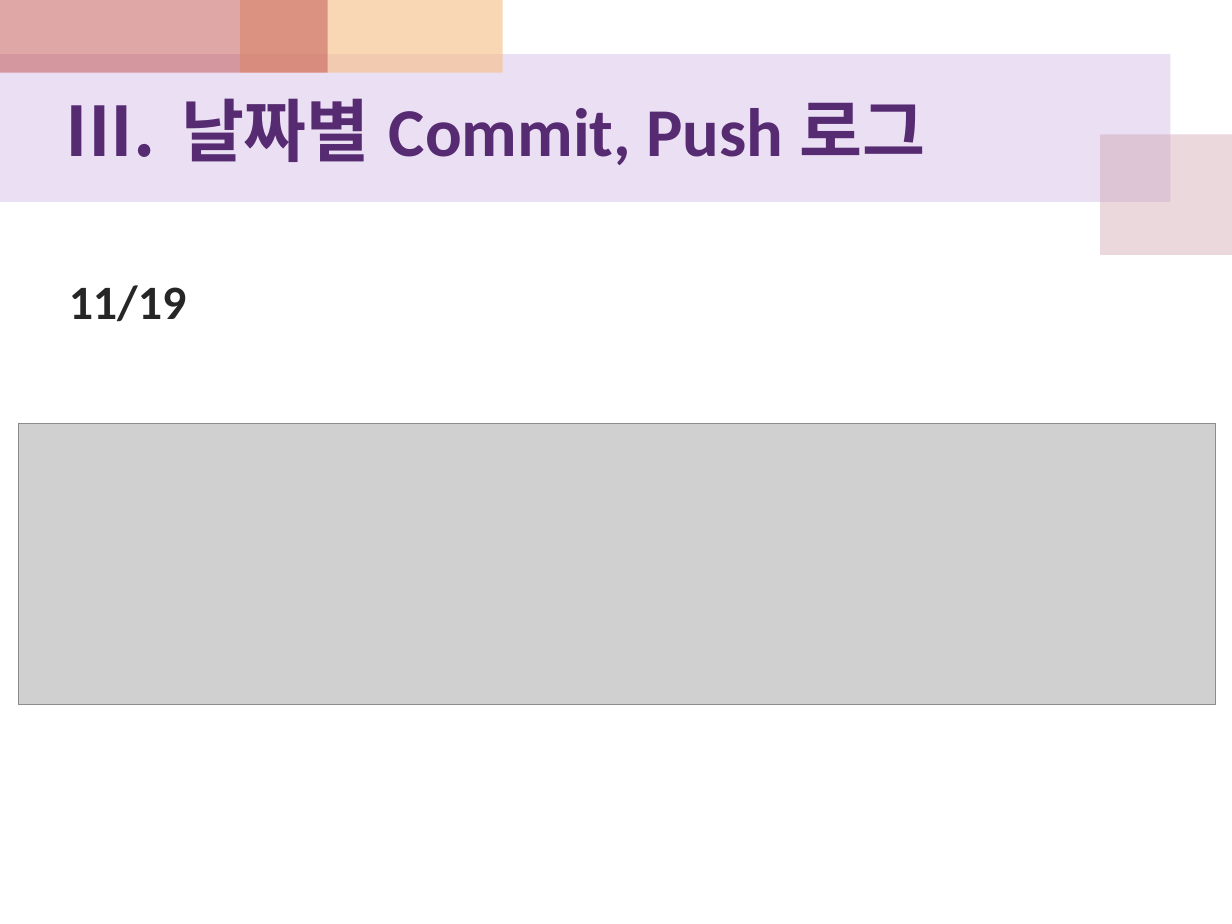
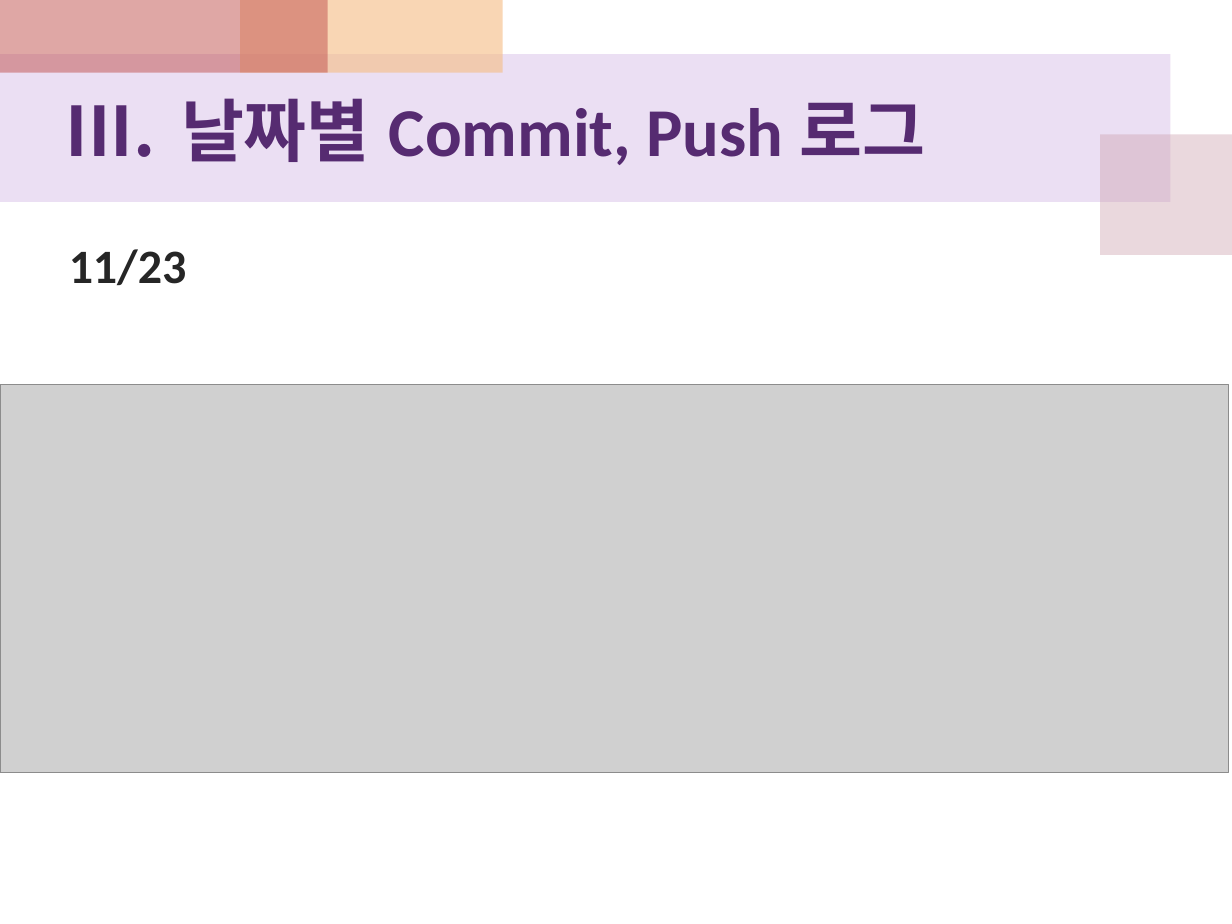
Before and after one commit to xogns520/nanami, a slide deck: slide 9 of 중간보고서/테라무쌍_2주차중간보고.pptx. Drawn at 1232x924 pixels with LibreOffice and Linux fonts; fonts in the diff are those of the drawing; grey boxes stand for pictures. Boxes give left, top, right and bottom in pixels: in the first picture for what was removed or moved away, otherwise in the second. Text is boxed around its words. In the diff, an @@ line names an element or a change of style, - is before the commit and + after.

```diff
--- a/중간보고서/테라무쌍_2주차중간보고.pptx
+++ b/중간보고서/테라무쌍_2주차중간보고.pptx
@@ text at [69, 249, 187, 286]: text changed @@
-11/19
+11/23
@@ picture: place and size @@
-picture at [18, 424, 1216, 705]
+picture at [0, 384, 1228, 772]
```
Also in this commit, not shown: 5 other slides changed, 3 slides added.
